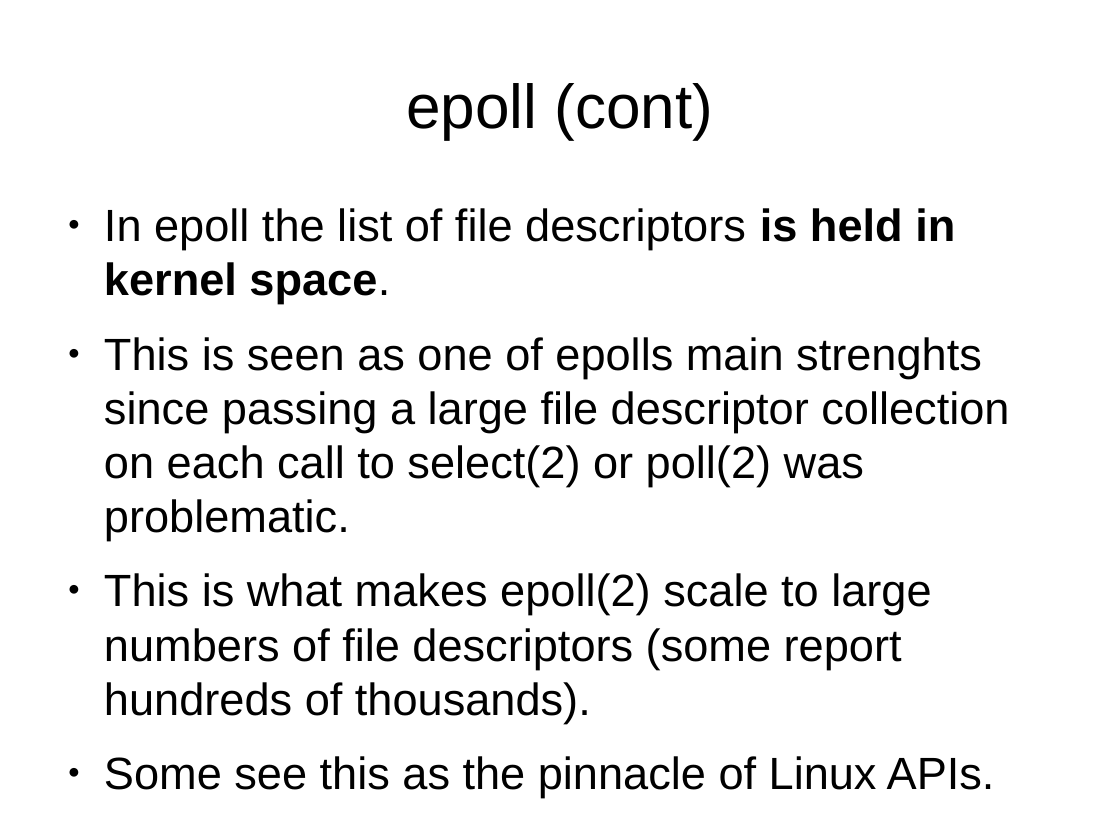
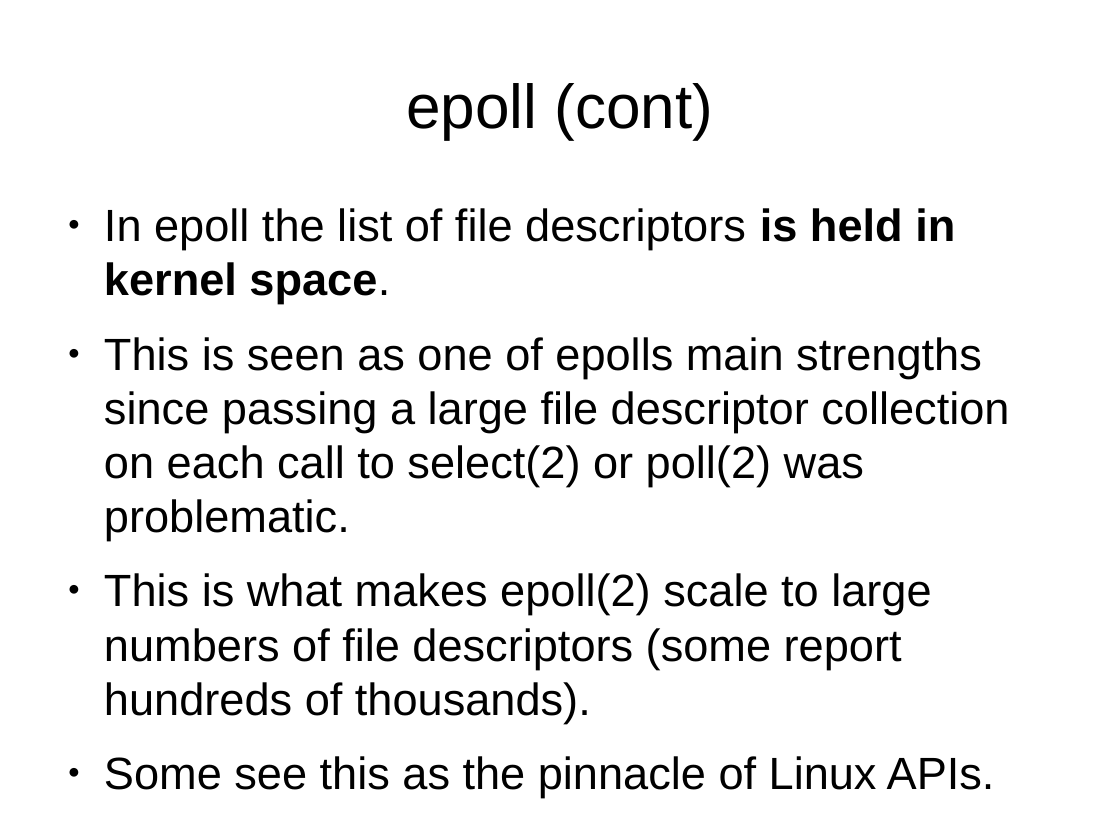
Before and after one commit to veltzer/demos-linux, a slide deck: slide 18 of doc/linux_multiplexing.odp. Drawn at 1120x840 pixels with LibreOffice and Linux fonts; fonts in the diff are those of the drawing. Boxes give left, top, right and bottom in pixels: in the first picture for what was removed or moved away, otherwise in the second. Text is boxed around its words. In the diff, an @@ line names an element or a change of style, - is before the commit and + after.

```diff
--- a/doc/linux_multiplexing.odp
+++ b/doc/linux_multiplexing.odp
@@ text at (104,337,1009,541): text changed @@
-● This is seen as one of epolls main strenghts since passing a large file descriptor collection on each call to select(2) or poll(2) was problematic.
+● This is seen as one of epolls main strengths since passing a large file descriptor collection on each call to select(2) or poll(2) was problematic.
```
Also in this commit, not shown: 8 other slides changed.
